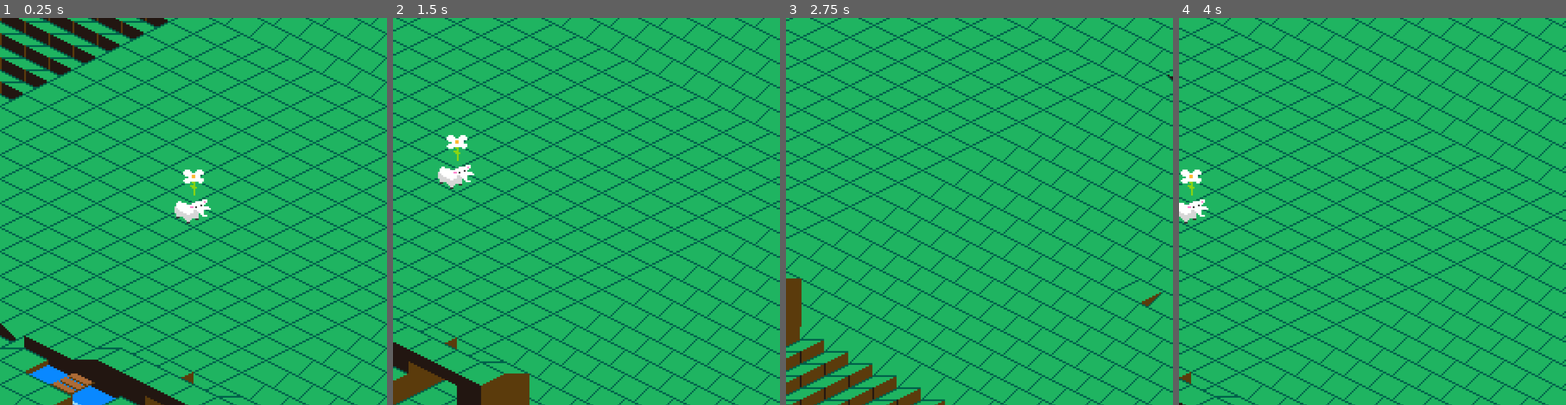
Above: before the commit, frames 1-4 (left to right).
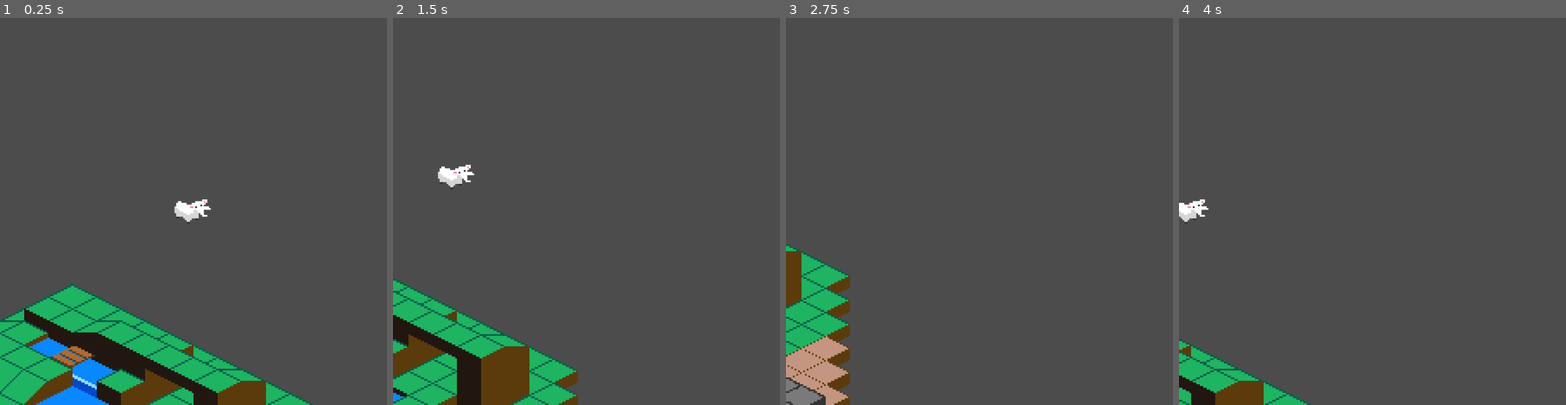
Above: after the commit, the same moments.

Repository: JuggleRob/LD46
Game: Godot game, scene res://src/Game/Game.tscn
Two runs of this game, one before a commit and one after it. Both use one fixed random seed, a clock stepped at 60 frames per second and the inputs below.
Inputs:
- Up to frame 1 (0.25 s): no input
- Up to frame 2 (1.5 s): tap Enter at 0.5 s; hold Right (ui_right) 0.53-1.28 s; hold Down (ui_down) from 1.28 s (still down)
- Up to frame 3 (2.75 s): release Down (ui_down) at 2.03 s; hold Right (ui_right) from 2.03 s (still down)
- Up to frame 4 (4 s): release Right (ui_right) at 2.78 s; hold Up (ui_up) 2.78-3.53 s; hold Left (ui_left) from 3.53 s (still down)

The runs differ from the first frame. In frame 1, 94% of the frame differs, in the area x 0-100%, y 0-100%; in frame 2, 95%; in frame 3, 98%; in frame 4, 99%.
Error after the commit: Parse Error: Can't preload resource at path: res://src/Flowers/Flower.tscn (res://src/Map.gd:9)

Commit message:
flower scene met 2 animaties, eentje bad en eentje good

Diff:
--- a/src/Flowers/Flower.tscn
+++ b/src/Flowers/Flower.tscn
@@ -1,7 +1,123 @@
-[gd_scene load_steps=2 format=2]
+[gd_scene load_steps=24 format=2]
 
-[ext_resource path="res://assets/flower_good.png" type="Texture" id=1]
+[ext_resource path="res://assets/flower_good_Sheet.png" type="Texture" id=1]
+[ext_resource path="res://assets/flower_bad-Sheet.png" type="Texture" id=2]
 
-[node name="Flower" type="Sprite"]
-texture = ExtResource( 1 )
-offset = Vector2( 0, -32 )
+[sub_resource type="AtlasTexture" id=12]
+flags = 4
+atlas = ExtResource( 2 )
+region = Rect2( 0, 0, 22, 22 )
+
+[sub_resource type="AtlasTexture" id=13]
+flags = 4
+atlas = ExtResource( 2 )
+region = Rect2( 22, 0, 22, 22 )
+
+[sub_resource type="AtlasTexture" id=14]
+flags = 4
+atlas = ExtResource( 2 )
+region = Rect2( 44, 0, 22, 22 )
+
+[sub_resource type="AtlasTexture" id=15]
+flags = 4
+atlas = ExtResource( 2 )
+region = Rect2( 66, 0, 22, 22 )
+
+[sub_resource type="AtlasTexture" id=16]
+flags = 4
+atlas = ExtResource( 2 )
+region = Rect2( 88, 0, 22, 22 )
+
+[sub_resource type="AtlasTexture" id=17]
+flags = 4
+atlas = ExtResource( 2 )
+region = Rect2( 110, 0, 22, 22 )
+
+[sub_resource type="AtlasTexture" id=18]
+flags = 4
+atlas = ExtResource( 2 )
+region = Rect2( 132, 0, 22, 22 )
+
+[sub_resource type="AtlasTexture" id=19]
+flags = 4
+atlas = ExtResource( 2 )
+region = Rect2( 154, 0, 22, 22 )
+
+[sub_resource type="AtlasTexture" id=20]
+flags = 4
+atlas = ExtResource( 2 )
+region = Rect2( 176, 0, 22, 22 )
+
+[sub_resource type="AtlasTexture" id=21]
+flags = 4
+atlas = ExtResource( 2 )
+region = Rect2( 198, 0, 22, 22 )
+
+[sub_resource type="AtlasTexture" id=1]
+flags = 4
+atlas = ExtResource( 1 )
+region = Rect2( 0, 0, 16, 16 )
+
+[sub_resource type="AtlasTexture" id=2]
+flags = 4
+atlas = ExtResource( 1 )
+region = Rect2( 16, 0, 16, 16 )
+
+[sub_resource type="AtlasTexture" id=3]
+flags = 4
+atlas = ExtResource( 1 )
+region = Rect2( 32, 0, 16, 16 )
+
+[sub_resource type="AtlasTexture" id=4]
+flags = 4
+atlas = ExtResource( 1 )
+region = Rect2( 48, 0, 16, 16 )
+
+[sub_resource type="AtlasTexture" id=5]
+flags = 4
+atlas = ExtResource( 1 )
+region = Rect2( 64, 0, 16, 16 )
+
+[sub_resource type="AtlasTexture" id=6]
+flags = 4
+atlas = ExtResource( 1 )
+region = Rect2( 80, 0, 16, 16 )
+
+[sub_resource type="AtlasTexture" id=7]
+flags = 4
+atlas = ExtResource( 1 )
+region = Rect2( 96, 0, 16, 16 )
+
+[sub_resource type="AtlasTexture" id=8]
+flags = 4
+atlas = ExtResource( 1 )
+region = Rect2( 112, 0, 16, 16 )
+
+[sub_resource type="AtlasTexture" id=9]
+flags = 4
+atlas = ExtResource( 1 )
+region = Rect2( 128, 0, 16, 16 )
+
+[sub_resource type="AtlasTexture" id=10]
+flags = 4
+atlas = ExtResource( 1 )
+region = Rect2( 144, 0, 16, 16 )
+
+[sub_resource type="SpriteFrames" id=11]
+animations = [ {
+"frames": [ SubResource( 12 ), SubResource( 13 ), SubResource( 14 ), SubResource( 15 ), SubResource( 16 ), SubResource( 17 ), SubResource( 18 ), SubResource( 19 ), SubResource( 20 ), SubResource( 21 ) ],
+"loop": true,
+"name": "flower_bad",
+"speed": 12.0
+}, {
+"frames": [ SubResource( 1 ), SubResource( 2 ), SubResource( 3 ), SubResource( 4 ), SubResource( 5 ), SubResource( 6 ), SubResource( 7 ), SubResource( 8 ), SubResource( 9 ), SubResource( 10 ) ],
+"loop": true,
+"name": "flower_good",
+"speed": 12.0
+} ]
+
+[node name="Flower" type="AnimatedSprite"]
+frames = SubResource( 11 )
+animation = "flower_bad"
+frame = 7
+playing = true
